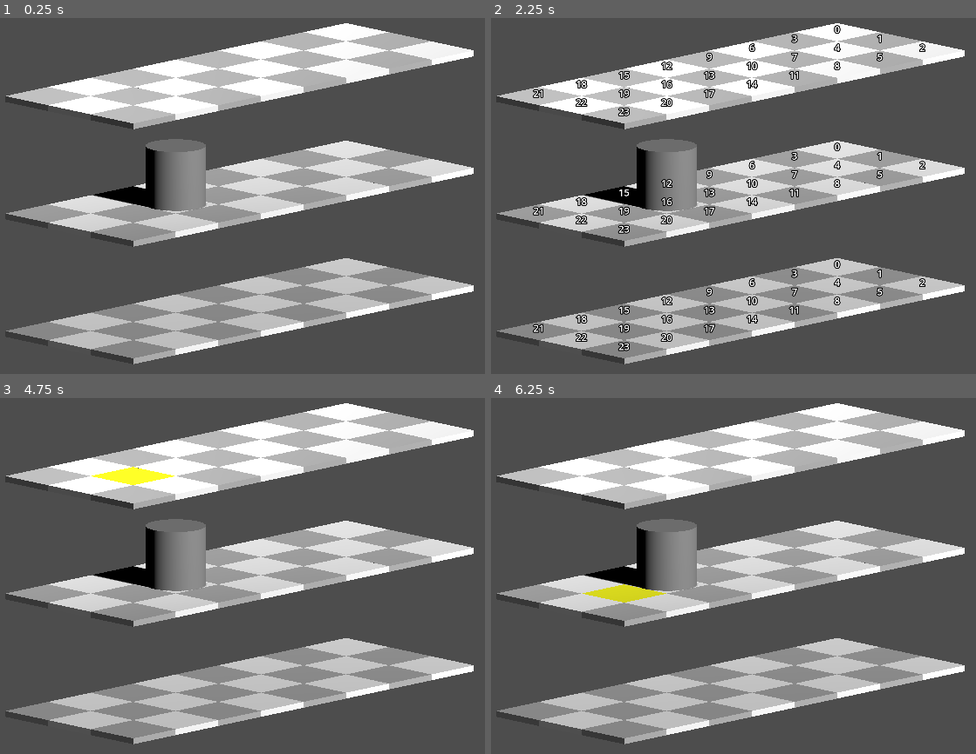
Above: before the commit, frames 1-4 (two rows, left to right).
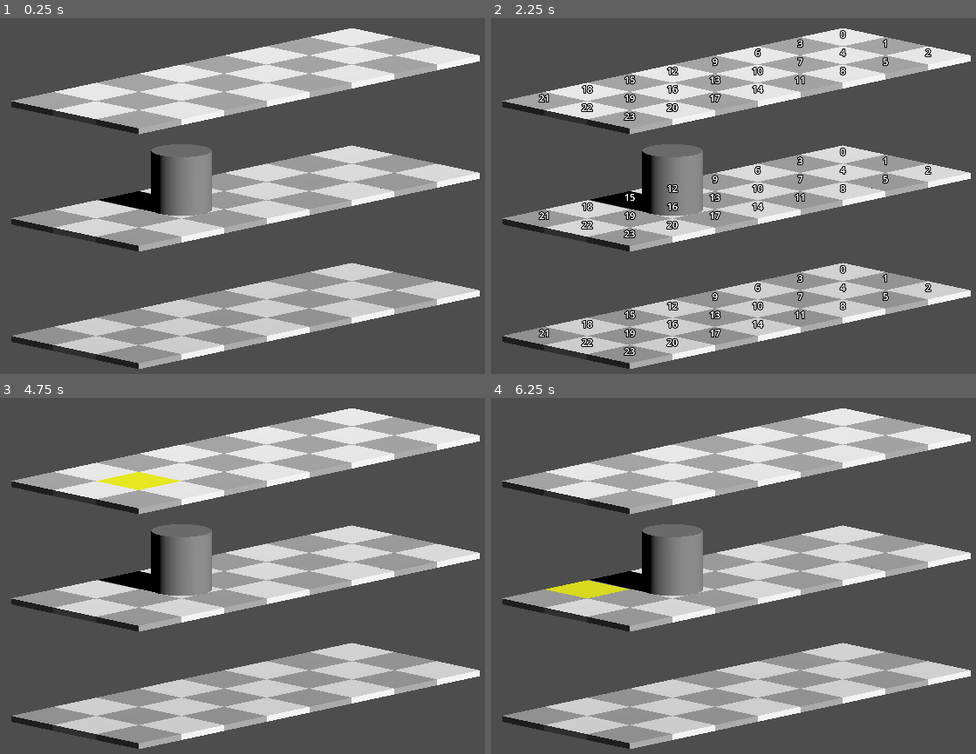
Above: after the commit, the same moments.

Repository: bejado/3d-platformer-tactics
Game: Godot game, scene res://main.tscn
Two runs of this game, one before a commit and one after it. Both use one fixed random seed, a clock stepped at 60 frames per second and the inputs below.
Inputs (mouse positions are in pixels of both pictures, inside the frame that each line leads up to):
- Up to frame 1 (0.25 s): no input
- Up to frame 2 (2.25 s): tap Enter at 0.5, 2 s; move the mouse to (888, 174) at 0.52 s; hold D 0.53-1.25 s; click (888, 174) at 0.67 s; tap Space at 1.25 s; drag from (597, 213) to (699, 274) at 1.27 s; move the mouse to (806, 110) at 2.02 s; hold D from 2.03 s (still down)
- Up to frame 3 (4.75 s): release D at 2.75 s; tap Space at 2.75, 4.25 s; drag from (208, 654) to (38, 515) at 2.77 s; tap Enter at 3.5 s; move the mouse to (455, 632) at 3.52 s; drag from (38, 515) to (140, 476) at 4.27 s
- Up to frame 4 (6.25 s): move the mouse to (772, 576) at 5.02 s; click (772, 576) at 5.17 s; drag from (631, 476) to (597, 593) at 5.77 s

The runs differ from the first frame. In frame 1, 23% of the frame differs, in the area x 1-99%, y 1-99%; in frame 2, 27%; in frame 3, 23%; in frame 4, 24%.

Commit message:
Move camera to avoid clipping

Diff:
--- a/main.tscn
+++ b/main.tscn
@@ -12,7 +12,7 @@
 [node name="Main" type="Node3D"]
 
 [node name="Camera3D" type="Camera3D" parent="."]
-transform = Transform3D(0.707107, -0.151841, 0.690612, 0, 0.976672, 0.214735, -0.707107, -0.151841, 0.690612, 4.23291, 1.31956, 4.09443)
+transform = Transform3D(0.707107, -0.151841, 0.690612, 0, 0.976672, 0.214736, -0.707107, -0.151841, 0.690612, 17.0526, 5.41058, 17.0474)
 projection = 1
 size = 6.5
 
